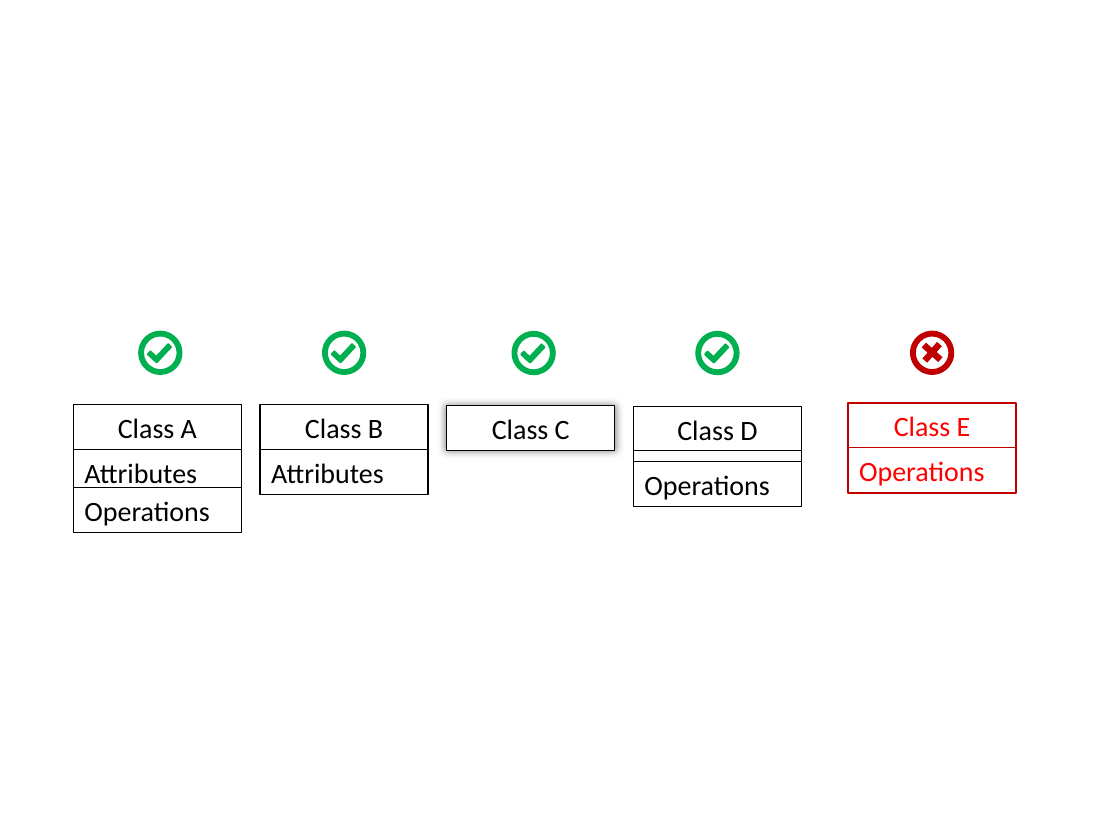
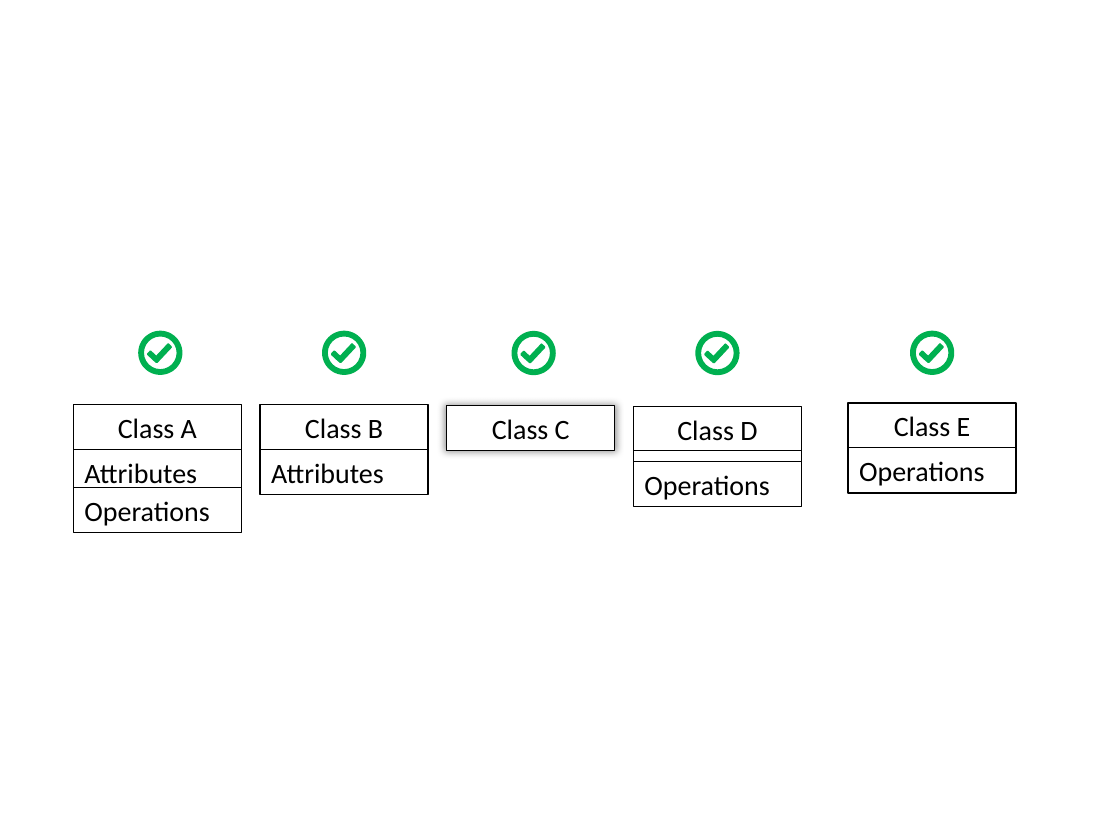
Before and after one commit to se-edu/se-book, a slide deck: slide 1 of diagrams/uml/classDiagrams/classes/classes.pptx. Drawn at 1120x840 pixels with LibreOffice and Linux fonts; fonts in the diff are those of the drawing. Boxes give left, top, right and bottom in pixels: in the first picture for what was removed or moved away, otherwise in the second. Text is boxed around its words. In the diff, an @@ line names an element or a change of style, - is before the commit and + after.

```diff
--- a/diagrams/uml/classDiagrams/classes/classes.pptx
+++ b/diagrams/uml/classDiagrams/classes/classes.pptx
@@ donut at box(911, 330, 954, 374): fill #C00000 to #00B050 @@
@@ plus removed at box(916, 337, 948, 369) @@
@@ freeform shape added at box(918, 338, 944, 364), fill #00B050 @@
@@ rectangle "Class E" at box(848, 403, 1016, 448): text colour #FF0000 to #000000; outline #C00000 0.75 pt to #000000 0.75 pt @@
@@ rectangle "Operations" at box(848, 448, 1016, 493): text colour #FF0000 to #000000; outline #C00000 0.75 pt to #000000 0.75 pt @@
```
Also in this commit, not shown: 23 other files.
